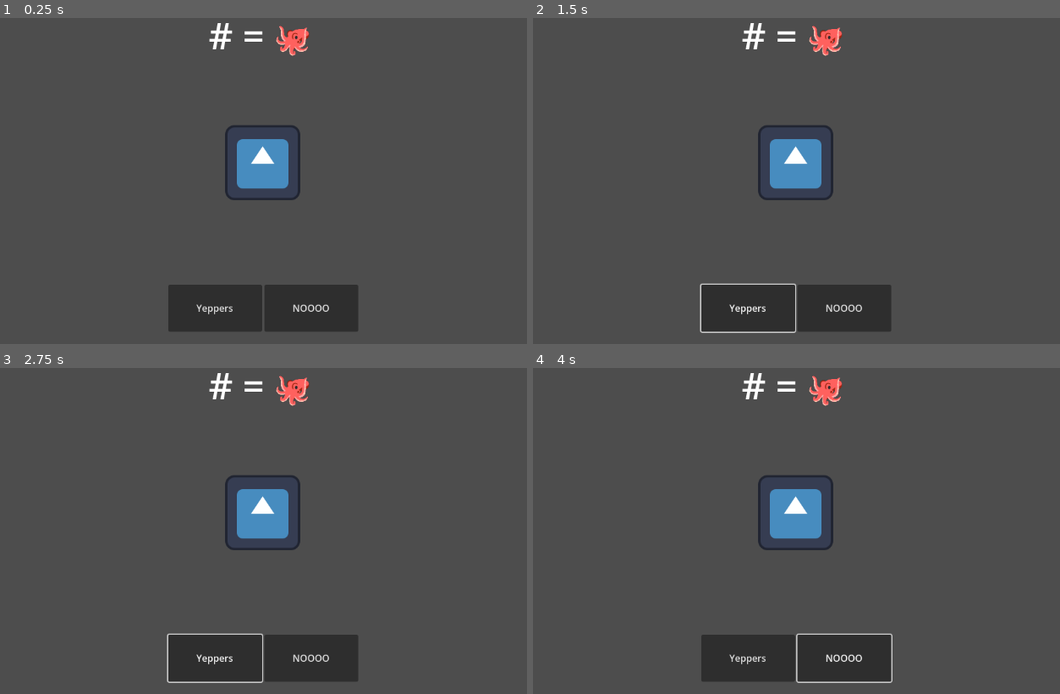
Above: before the commit, frames 1-4 (two rows, left to right).
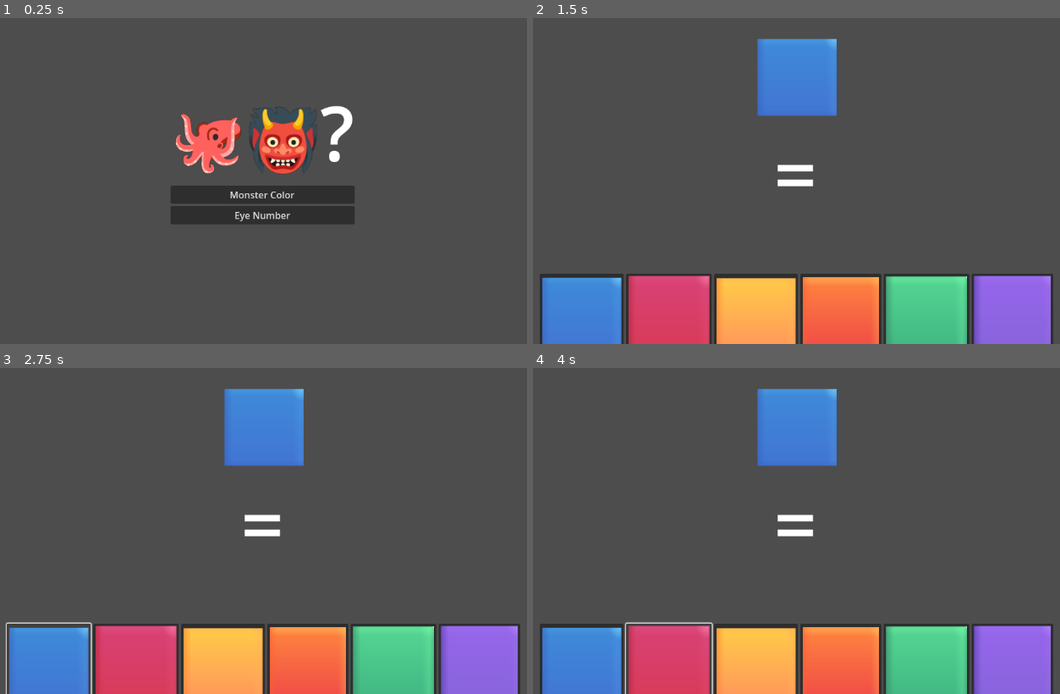
Above: after the commit, the same moments.

Repository: TNT-A/Monster-Identifier
Game: Godot game, scene res://game_manager/game_manager.tscn
Two runs of this game, one before a commit and one after it. Both use one fixed random seed, a clock stepped at 60 frames per second and the inputs below. Before the commit the project starts from res://main/main.tscn. The engine's default icon, where the game draws it, is replaced by a stand-in: a white triangle on a blue panel in a dark square.
Inputs (mouse positions are in pixels of both pictures, inside the frame that each line leads up to):
- Up to frame 1 (0.25 s): no input
- Up to frame 2 (1.5 s): click (749, 308) at 0.5 s, where only the run before the commit has a clickable "Yeppers"; click (796, 194) at 1.25 s, where only the run after the commit has a clickable "Monster Color"
- Up to frame 3 (2.75 s): click (47, 667) at 2.02 s
- Up to frame 4 (4 s): click (843, 658) at 2.75 s, where only the run before the commit has a clickable "NOOOO"; click (670, 667) at 3.52 s

The runs differ from the first frame. In frame 1, 13% of the frame differs, in the area x 31-68%, y 1-97%; in frame 2, 26%; in frame 3, 26%; in frame 4, 26%, in the area x 1-99%, y 1-100%.

Commit message:
color pick version

Diff:
--- /dev/null
+++ b/TitleScreen/title_screen.gd
@@ -0,0 +1,11 @@
+extends Node2D
+
+func _on_button_eye_pressed() -> void:
+	open_main("Eyes")
+
+func _on_button_monster_color_pressed() -> void:
+	open_main("Colors")
+
+var main = preload("res://main/main.tscn")
+func open_main(test):
+	SignalBus.start_test.emit(test)
--- a/TitleScreen/title_screen.tscn
+++ b/TitleScreen/title_screen.tscn
@@ -1,9 +1,12 @@
-[gd_scene load_steps=2 format=3 uid="uid://b0lqqf8dwxui2"]
+[gd_scene load_steps=3 format=3 uid="uid://b0lqqf8dwxui2"]
+
+[ext_resource type="Script" uid="uid://cojanhfaf1m7m" path="res://TitleScreen/title_screen.gd" id="1_3obt4"]
 
 [sub_resource type="LabelSettings" id="LabelSettings_wnlen"]
 font_size = 128
 
 [node name="TitleScreen" type="Node2D"]
+script = ExtResource("1_3obt4")
 
 [node name="CenterContainer" type="CenterContainer" parent="."]
 offset_right = 1152.0
@@ -14,14 +17,17 @@
 
 [node name="Label" type="Label" parent="CenterContainer/VBoxContainer"]
 layout_mode = 2
-text = "🐙?"
+text = "🐙👹?"
 label_settings = SubResource("LabelSettings_wnlen")
 
-[node name="Button" type="Button" parent="CenterContainer/VBoxContainer"]
+[node name="ButtonMonsterColor" type="Button" parent="CenterContainer/VBoxContainer"]
+layout_mode = 2
+text = "Monster Color
+"
+
+[node name="ButtonEye#" type="Button" parent="CenterContainer/VBoxContainer"]
 layout_mode = 2
 text = "Eye Number"
 
-[node name="Button2" type="Button" parent="CenterContainer/VBoxContainer"]
-layout_mode = 2
-text = "Monster Color
-"
+[connection signal="pressed" from="CenterContainer/VBoxContainer/ButtonMonsterColor" to="." method="_on_button_monster_color_pressed"]
+[connection signal="pressed" from="CenterContainer/VBoxContainer/ButtonEye#" to="." method="_on_button_eye_pressed"]
--- /dev/null
+++ b/game_manager/game_manager.gd
@@ -0,0 +1,15 @@
+extends Node2D
+
+var test_started : bool = false
+
+func _ready() -> void:
+	SignalBus.start_test.connect(start_test)
+
+func start_test(type):
+	test_started = true
+	if test_started:
+		$Main.visible = true
+		$TitleScreen.visible = false
+	else:
+		$Main.visible = false
+		$TitleScreen.visible = true
--- a/game_manager/game_manager.tscn
+++ b/game_manager/game_manager.tscn
@@ -1,3 +1,13 @@
-[gd_scene format=3 uid="uid://cd0x3362k78d4"]
+[gd_scene load_steps=4 format=3 uid="uid://cd0x3362k78d4"]
+
+[ext_resource type="PackedScene" uid="uid://bpc2vbcudwow5" path="res://main/main.tscn" id="1_mx6ys"]
+[ext_resource type="Script" uid="uid://bikyseniolaik" path="res://game_manager/game_manager.gd" id="1_q7vcu"]
+[ext_resource type="PackedScene" uid="uid://b0lqqf8dwxui2" path="res://TitleScreen/title_screen.tscn" id="2_q7vcu"]
 
 [node name="GameManager" type="Node2D"]
+script = ExtResource("1_q7vcu")
+
+[node name="Main" parent="." instance=ExtResource("1_mx6ys")]
+visible = false
+
+[node name="TitleScreen" parent="." instance=ExtResource("2_q7vcu")]
--- a/globals/signal_bus.gd
+++ b/globals/signal_bus.gd
@@ -2,3 +2,9 @@
 
 signal yes_clicked
 signal no_clicked
+
+signal button_pressed(color)
+
+signal start_test(type)
+
+signal reset
--- a/main/main.gd
+++ b/main/main.gd
@@ -1,16 +1,37 @@
 extends Node2D
 
+var test_started : bool = false
+var val : int = 0
+
 var sets : Dictionary = {
-	"Color" = null,
-	"Eyes" = null,
+	"Colors" = preload("res://question_set_resources/resources/Colors.tres"),
+	"Eyes" = preload("res://question_set_resources/resources/Eyes.tres"),
 }
 
+var resource : Resource
+var prompt_list : Array
+var answer_list : Array
+
 func _ready() -> void:
-	SignalBus.yes_clicked.connect(done)
-	SignalBus.no_clicked.connect(new)
+	SignalBus.start_test.connect(start_test)
+	SignalBus.button_pressed.connect(check_win)
 
-func new():
-	print("bro clicked no")
+func start_test(type):
+	print(type)
+	if !test_started:
+		resource = sets[type]
+		print(resource)
+		$RoundName.icon_img.texture = resource.icon_symbol
+		$RoundName.icon_name.text = resource.icon_text
+		prompt_list = resource.prompt_list
+		answer_list = resource.answer_list
+		print("Oh yea!")
 
-func done():
-	print("bro clicked yes")
+func check_win(color_guess):
+	if answer_list[val] == color_guess:
+		print("true...", color_guess)
+	else:
+		print("WRONG L BOZO")
+
+func set_image():
+	pass
--- a/main/main.tscn
+++ b/main/main.tscn
@@ -1,16 +1,11 @@
-[gd_scene load_steps=5 format=3 uid="uid://bpc2vbcudwow5"]
+[gd_scene load_steps=4 format=3 uid="uid://bpc2vbcudwow5"]
 
 [ext_resource type="PackedScene" uid="uid://dp0e1u8fjopwf" path="res://yes-no-system/yes+node.tscn" id="1_53q0u"]
 [ext_resource type="Script" uid="uid://dsw8ooc13dwk1" path="res://main/main.gd" id="1_pjrb6"]
-[ext_resource type="Texture2D" uid="uid://bjnglqe5v4tj8" path="res://icon.svg" id="2_c651c"]
 [ext_resource type="PackedScene" uid="uid://crdpc1hol6wtx" path="res://round/round_name.tscn" id="4_3wy1v"]
 
 [node name="Main" type="Node2D"]
 script = ExtResource("1_pjrb6")
-
-[node name="Sprite2D" type="Sprite2D" parent="."]
-position = Vector2(576, 339)
-texture = ExtResource("2_c651c")
 
 [node name="Yes+Node" parent="." instance=ExtResource("1_53q0u")]
 anchors_preset = 0
@@ -22,4 +17,4 @@
 grow_vertical = 1
 
 [node name="RoundName" parent="." instance=ExtResource("4_3wy1v")]
-position = Vector2(484, 77)
+position = Vector2(0, 110)
--- a/project.godot
+++ b/project.godot
@@ -11,7 +11,7 @@
 [application]
 
 config/name="Monster Identifier"
-run/main_scene="uid://bpc2vbcudwow5"
+run/main_scene="uid://cd0x3362k78d4"
 config/features=PackedStringArray("4.4", "GL Compatibility")
 config/icon="res://icon.svg"
 
--- /dev/null
+++ b/question_set_resources/resources/Colors.tres
@@ -0,0 +1,7 @@
+[gd_resource type="Resource" script_class="Colors" load_steps=2 format=3 uid="uid://u7fbje0kr18l"]
+
+[ext_resource type="Script" uid="uid://cuoseirjaqgmo" path="res://question_set_resources/scripts/colors.gd" id="1_tft2x"]
+
+[resource]
+script = ExtResource("1_tft2x")
+metadata/_custom_type_script = "uid://cuoseirjaqgmo"
--- /dev/null
+++ b/question_set_resources/resources/Eyes.tres
@@ -0,0 +1,7 @@
+[gd_resource type="Resource" script_class="Eyes" load_steps=2 format=3 uid="uid://c3135tlnyk5a1"]
+
+[ext_resource type="Script" uid="uid://d55rjeonglpm" path="res://question_set_resources/scripts/#eyes.gd" id="1_qierr"]
+
+[resource]
+script = ExtResource("1_qierr")
+metadata/_custom_type_script = "uid://d55rjeonglpm"
--- a/question_set_resources/scripts/#eyes.gd
+++ b/question_set_resources/scripts/#eyes.gd
@@ -1,4 +1,5 @@
-extends Node
+extends Resource
+class_name Eyes
 
 var val_sprites : Array = [
 
--- /dev/null
+++ b/question_set_resources/scripts/colors.gd
@@ -0,0 +1,36 @@
+extends Resource
+class_name Colors
+
+var icon_text = "="
+var icon_symbol = preload("res://sprites/Colors/blue.png")
+
+var test_list : Array = [
+	preload("res://sprites/Colors/blue.png"),
+	preload("res://sprites/Colors/green.png"),
+	preload("res://sprites/Colors/orange.png"),
+	preload("res://sprites/Colors/purple.png"),
+	preload("res://sprites/Colors/red.png"),
+	preload("res://sprites/Colors/yellow.png"),
+]
+
+var prompt_list : Array = [
+	preload("res://sprites/Colors/blue.png"),
+	preload("res://sprites/Colors/green.png"),
+	preload("res://sprites/Colors/orange.png"),
+	preload("res://sprites/Colors/purple.png"),
+	preload("res://sprites/Colors/red.png"),
+	preload("res://sprites/Colors/yellow.png"),
+]
+
+var answer_list : Array = [
+	"Blue",
+	"Blue",
+	"Blue",
+	"Red",
+	"Blue",
+	"Blue",
+	"Blue",
+	"Blue",
+	"Blue",
+	"Red",
+]
--- /dev/null
+++ b/round/round_name.gd
@@ -0,0 +1,4 @@
+extends Node2D
+
+@onready var icon_name = $CenterContainer/VBoxContainer/Name
+@onready var icon_img = $Icon
--- a/round/round_name.tscn
+++ b/round/round_name.tscn
@@ -1,14 +1,28 @@
-[gd_scene load_steps=2 format=3 uid="uid://crdpc1hol6wtx"]
+[gd_scene load_steps=4 format=3 uid="uid://crdpc1hol6wtx"]
+
+[ext_resource type="Script" uid="uid://qadsyt0hlnwm" path="res://round/round_name.gd" id="1_brk51"]
+[ext_resource type="Texture2D" uid="uid://7erqfs2147st" path="res://sprites/Colors/black.png" id="2_1iqtj"]
 
 [sub_resource type="LabelSettings" id="LabelSettings_pe3ts"]
-font_size = 64
+font_size = 128
 
 [node name="RoundName" type="Node2D"]
-
-[node name="Name" type="Label" parent="."]
-offset_right = 40.0
-offset_bottom = 23.0
-text = "# = 🐙 "
-label_settings = SubResource("LabelSettings_pe3ts")
+script = ExtResource("1_brk51")
 
 [node name="Icon" type="Sprite2D" parent="."]
+position = Vector2(579, 84)
+texture = ExtResource("2_1iqtj")
+
+[node name="CenterContainer" type="CenterContainer" parent="."]
+offset_top = 146.0
+offset_right = 1152.0
+offset_bottom = 348.0
+
+[node name="VBoxContainer" type="VBoxContainer" parent="CenterContainer"]
+layout_mode = 2
+
+[node name="Name" type="Label" parent="CenterContainer/VBoxContainer"]
+layout_mode = 2
+text = "="
+label_settings = SubResource("LabelSettings_pe3ts")
+horizontal_alignment = 1
--- a/yes-no-system/yes+node.gd
+++ b/yes-no-system/yes+node.gd
@@ -1,7 +1,27 @@
 extends Control
 
-func _on_button_yes_pressed() -> void:
-	SignalBus.yes_clicked.emit()
+var color : String = "Blue"
 
-func _on_button_no_pressed() -> void:
-	SignalBus.no_clicked.emit()
+func _on_button_pressed() -> void:
+	color = "Blue"
+	SignalBus.button_pressed.emit(color)
+
+func _on_button_2_pressed() -> void:
+	color = "Red"
+	SignalBus.button_pressed.emit(color)
+
+func _on_button_3_pressed() -> void:
+	color = "Yellow"
+	SignalBus.button_pressed.emit(color)
+
+func _on_button_4_pressed() -> void:
+	color = "Orange"
+	SignalBus.button_pressed.emit(color)
+
+func _on_button_5_pressed() -> void:
+	color = "Green"
+	SignalBus.button_pressed.emit(color)
+
+func _on_button_6_pressed() -> void:
+	color = "Purple"
+	SignalBus.button_pressed.emit(color)
--- a/yes-no-system/yes+node.tscn
+++ b/yes-no-system/yes+node.tscn
@@ -1,6 +1,12 @@
-[gd_scene load_steps=2 format=3 uid="uid://dp0e1u8fjopwf"]
+[gd_scene load_steps=8 format=3 uid="uid://dp0e1u8fjopwf"]
 
 [ext_resource type="Script" uid="uid://vwfvnx2832h4" path="res://yes-no-system/yes+node.gd" id="1_vgi0n"]
+[ext_resource type="Texture2D" uid="uid://bf4o0q2xmtpg4" path="res://sprites/Colors/blue.png" id="2_gwc4e"]
+[ext_resource type="Texture2D" uid="uid://sguv7khws0hy" path="res://sprites/Colors/red.png" id="3_q27s4"]
+[ext_resource type="Texture2D" uid="uid://dwthhcb4oablp" path="res://sprites/Colors/yellow.png" id="4_k7o7f"]
+[ext_resource type="Texture2D" uid="uid://csxm2ijmv7bjo" path="res://sprites/Colors/orange.png" id="5_62y85"]
+[ext_resource type="Texture2D" uid="uid://c1b4p3n47bgy7" path="res://sprites/Colors/green.png" id="6_ocjfp"]
+[ext_resource type="Texture2D" uid="uid://wxjw7e1j1io4" path="res://sprites/Colors/purple.png" id="7_bvsrr"]
 
 [node name="Yes+Node" type="Control"]
 layout_mode = 3
@@ -25,15 +31,33 @@
 custom_minimum_size = Vector2(128, 64)
 layout_mode = 2
 
-[node name="ButtonYes" type="Button" parent="CenterContainer/HBoxContainer"]
-custom_minimum_size = Vector2(160, 80)
+[node name="Button" type="Button" parent="CenterContainer/HBoxContainer"]
 layout_mode = 2
-text = "Yeppers"
+icon = ExtResource("2_gwc4e")
 
-[node name="ButtonNo" type="Button" parent="CenterContainer/HBoxContainer"]
-custom_minimum_size = Vector2(160, 80)
+[node name="Button2" type="Button" parent="CenterContainer/HBoxContainer"]
 layout_mode = 2
-text = "NOOOO"
+icon = ExtResource("3_q27s4")
 
-[connection signal="pressed" from="CenterContainer/HBoxContainer/ButtonYes" to="." method="_on_button_yes_pressed"]
-[connection signal="pressed" from="CenterContainer/HBoxContainer/ButtonNo" to="." method="_on_button_no_pressed"]
+[node name="Button3" type="Button" parent="CenterContainer/HBoxContainer"]
+layout_mode = 2
+icon = ExtResource("4_k7o7f")
+
+[node name="Button4" type="Button" parent="CenterContainer/HBoxContainer"]
+layout_mode = 2
+icon = ExtResource("5_62y85")
+
+[node name="Button5" type="Button" parent="CenterContainer/HBoxContainer"]
+layout_mode = 2
+icon = ExtResource("6_ocjfp")
+
+[node name="Button6" type="Button" parent="CenterContainer/HBoxContainer"]
+layout_mode = 2
+icon = ExtResource("7_bvsrr")
+
+[connection signal="pressed" from="CenterContainer/HBoxContainer/Button" to="." method="_on_button_pressed"]
+[connection signal="pressed" from="CenterContainer/HBoxContainer/Button2" to="." method="_on_button_2_pressed"]
+[connection signal="pressed" from="CenterContainer/HBoxContainer/Button3" to="." method="_on_button_3_pressed"]
+[connection signal="pressed" from="CenterContainer/HBoxContainer/Button4" to="." method="_on_button_4_pressed"]
+[connection signal="pressed" from="CenterContainer/HBoxContainer/Button5" to="." method="_on_button_5_pressed"]
+[connection signal="pressed" from="CenterContainer/HBoxContainer/Button6" to="." method="_on_button_6_pressed"]
Not shown, added: TitleScreen/title_screen.gd.uid
Not shown, added: game_manager/game_manager.gd.uid
Not shown, added: question_set_resources/scripts/colors.gd.uid
Not shown, added: round/round_name.gd.uid
Binary file added: sprites/Colors/black.png
Not shown, added: sprites/Colors/black.png.import
Binary file added: sprites/Colors/blue.png
Not shown, added: sprites/Colors/blue.png.import
Binary file added: sprites/Colors/brown.png
Not shown, added: sprites/Colors/brown.png.import
Binary file added: sprites/Colors/green.png
Not shown, added: sprites/Colors/green.png.import
(and 10 more such lines)
